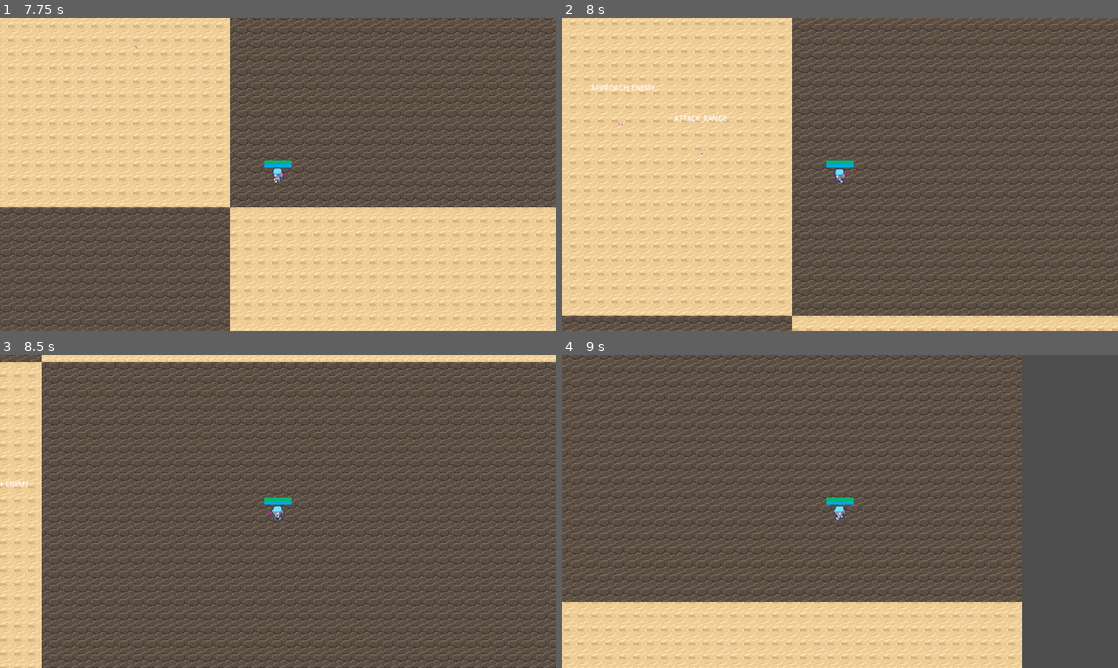
Above: before the commit, frames 1-4 (two rows, left to right).
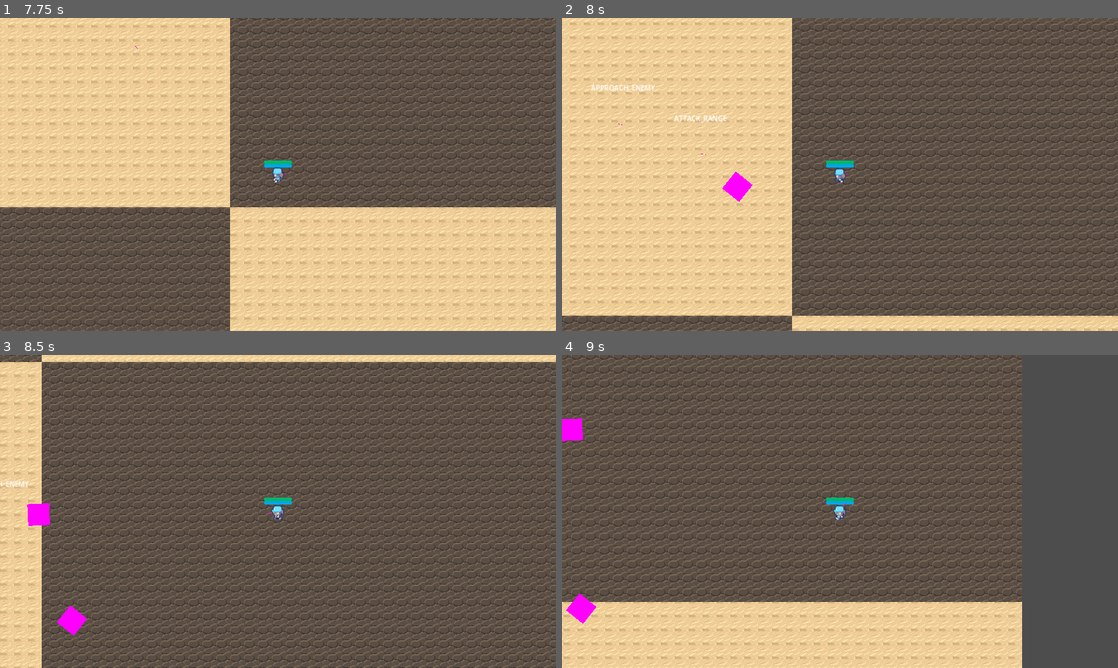
Above: after the commit, the same moments.

Repository: GDTV-Game-Jam-2024/GDTV
Game: Godot game, scene res://Scenes/main_menu.tscn
Same seed, same stepped clock (60 frames per second), same inputs: the game is played once before the commit and once after it. The engine's default icon, where the game draws it, is replaced by a stand-in: a white triangle on a blue panel in a dark square.
Inputs (mouse positions are in pixels of both pictures, inside the frame that each line leads up to):
- Up to frame 1 (7.75 s): click "Play" at 0.5 s; tap Enter at 1.25 s; move the mouse to (400, 158) at 1.27 s; hold Right (ui_right) 1.28-2.03 s; hold Mouse wheel down (scrollDOWN) 1.28-2.03 s; move the mouse to (166, 190) at 2.02 s; hold Down (ui_down) 2.03-2.78 s; tap Mouse wheel up (scrollUP) at 2.1 s; move the mouse to (333, 105) at 2.77 s; press the mouse at (333, 105) at 2.78 s; hold Right (ui_right) 2.78-3.53 s; move the mouse to (250, 237) at 3.52 s; release the mouse at (250, 237) at 3.53 s; hold Up (ui_up) 3.53-4.28 s; tap 1 (wand1) at 3.6 s; move the mouse to (444, 221) at 4.27 s; hold Left (ui_left) 4.28-5.78 s; tap 2 (wand2) at 4.35 s; move the mouse to (111, 127) at 5.02 s; tap 3 (wand3) at 5.1 s; move the mouse to (305, 174) at 5.77 s; hold Down (ui_down) 5.78-6.53 s; tap 4 (wand4) at 5.85 s; move the mouse to (194, 96) at 6.52 s; hold Right (ui_right) 6.53-7.28 s; tap 5 (wand5) at 6.6 s; move the mouse to (400, 158) at 7.27 s; hold Up (ui_up) from 7.28 s (still down); tap 6 (wand6) at 7.35 s
- Up to frame 2 (8 s): keep holding Up (ui_up)
- Up to frame 3 (8.5 s): move the mouse to (166, 527) at 8.02 s; release Up (ui_up) at 8.03 s; hold Right (ui_right) from 8.03 s (still down); tap Mouse wheel down (scrollDOWN) at 8.1 s
- Up to frame 4 (9 s): move the mouse to (895, 442) at 8.77 s; release Right (ui_right) at 8.78 s; hold Down (ui_down) from 8.78 s (still down); hold Mouse wheel up (scrollUP) from 8.78 s (still down)

Frame 1 is identical in both runs. In frame 2, 0.3% of the frame differs, in the area x 28-35%, y 49-59%; in frame 3, 0.5%, in the area x 4-16%, y 47-90%; in frame 4, 0.5%.

Commit message:
Enemy now correctly shoots
Projectiles are stored in Projectile Container

Diff:
--- a/Scenes/game.gd
+++ b/Scenes/game.gd
@@ -54,13 +54,19 @@
 	print(new_spawner," was created.")
 
 
-func _on_enemy_created(enemy : CharacterBody2D) -> void:
+func _on_enemy_created(enemy : NPC) -> void:
 	creatureManager.add_child(enemy)
+	enemy.connect("projectile_shot", _on_npc_projectile_shot)
 
 
 func _on_projectile_shot(projectileName : Projectile) -> void:
 	projectileManager.add_child(projectileName)
-	projectileName.projectileOwner = $characterbody2d
+	projectileName.projectileOwner = $player
+
+
+func _on_npc_projectile_shot(projectileName : Projectile, projectileOwner : NPC) -> void:
+	projectileManager.add_child(projectileName)
+	projectileName.projectileOwner = projectileOwner
 
 
 func _on_mana_changed(newMana : int) -> void:
--- a/Scenes/spawn_portal.gd
+++ b/Scenes/spawn_portal.gd
@@ -11,7 +11,7 @@
 @export var health : int = 20  # how much damage it can take
 @export var isAlive : bool = true
 
-var goblin : PackedScene = load("res://Scenes/Entities/Goblin.tscn")
+var goblin : PackedScene = load("res://Scenes/Entities/Goblin.tscn") as PackedScene
 
 
 # allows initialization with coordinates
--- a/Scripts/NPC.gd
+++ b/Scripts/NPC.gd
@@ -1,5 +1,7 @@
 class_name NPC
 extends CharacterBody2D
+
+signal projectile_shot(projectile_name, projectileOwner)
 
 @onready var characterAI : AI = $AI
 @onready var stateInfo : Label = $StateDebugInfo
@@ -68,6 +70,7 @@
 	if !rangedWeapon == null:
 		loadedWeapon = rangedWeapon.instantiate() as Wand
 		add_child(loadedWeapon)
+		loadedWeapon.connect("shotProjectile", _on_shot_projectile)
 		loadedWeapon.ownedByPlayer = false
 
 
@@ -97,5 +100,10 @@
 	stateInfo.text = newText
 
 
-func _on_melee_attack_cooldown_timeout():
+func _on_melee_attack_cooldown_timeout() -> void:
 	canAttackMelee = true
+
+
+func _on_shot_projectile(projectile : Projectile, mana : int) -> void:
+	# Mana is unused, but there's no need to duplicate signal code
+	projectile_shot.emit(projectile, self)
